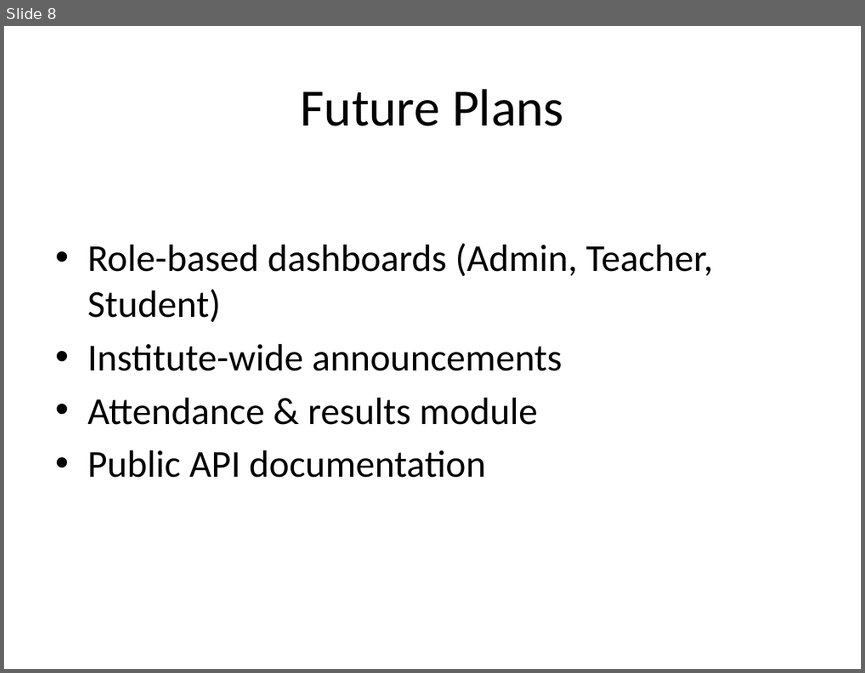
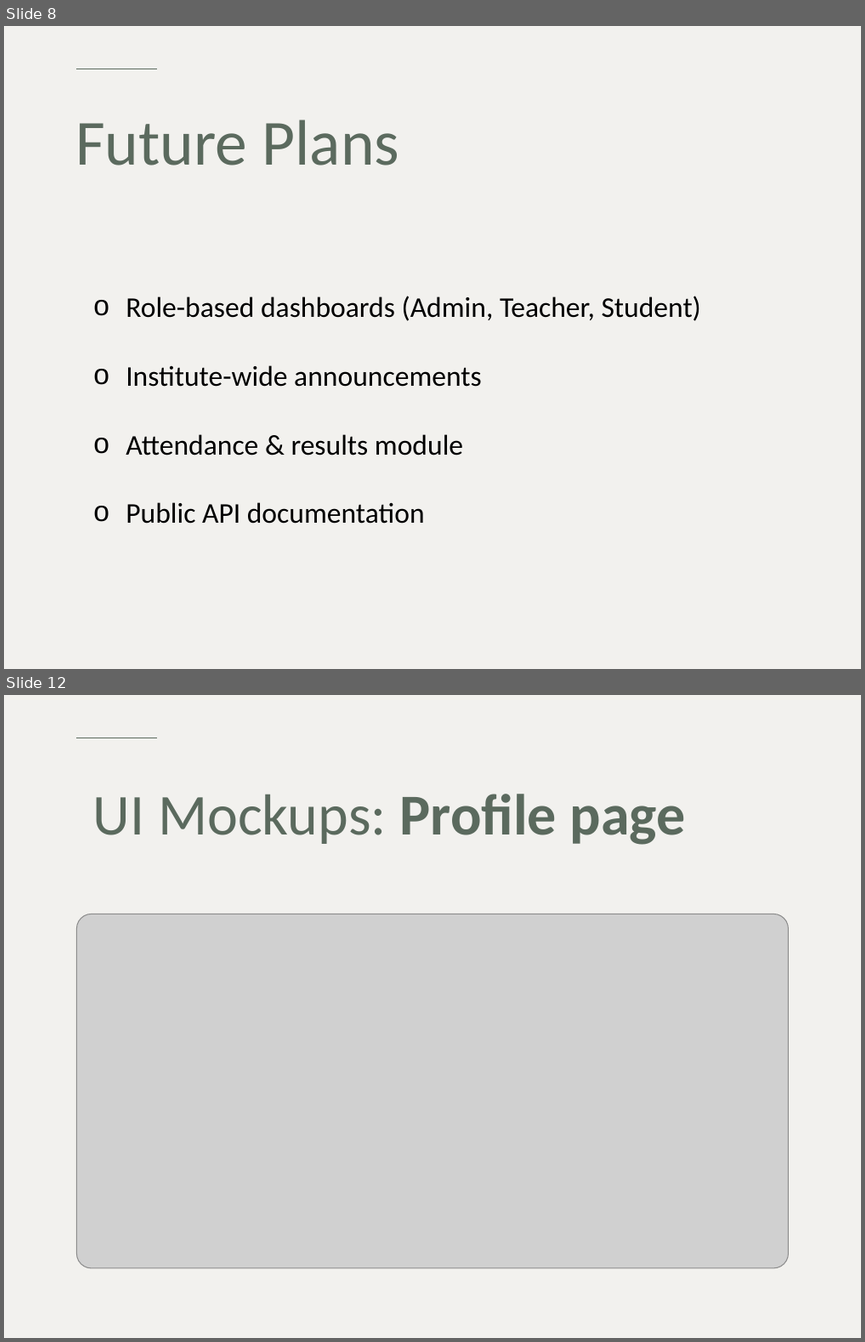
Before and after one commit to humairaaktershanti/instracore, a slide deck: InstaCore_Presentation_DiTech_Squad.pptx. Shown one above the other, each under a label of ours: slide 8 before the commit, slides 8 and 12 after it; the slides between them are not shown. The pictures are 865x673 and 865x1342 pixels, drawn with LibreOffice and Linux fonts; fonts in the diff are those of the drawing; grey boxes stand for pictures. Boxes give left, top, right and bottom in pixels: in the first picture for what was removed or moved away, otherwise in the second. Text is boxed around its words. In the diff, an @@ line names an element or a change of style, - is before the commit and + after.

```diff
--- a/InstaCore_Presentation_DiTech_Squad.pptx
+++ b/InstaCore_Presentation_DiTech_Squad.pptx
@@ slide 12 added at bbox=[4, 695, 861, 1338], background #F2F1EE; not listed: 1 template element that a slide beside it also shows @@
@@ title added at bbox=[93, 794, 686, 845], 48.6 pt, text #5B6A5E, bold @@
+UI Mockups: Profile page
@@ picture added at bbox=[77, 913, 788, 1267] @@
@@ slide 8 changed as well @@
@@ background #FFFFFF to #F2F1EE @@
@@ line added from (76, 68) to (156, 68), #5B6A5E 1.25 pt @@
@@ title "Future Plans": place and size @@
-title "Future Plans" at bbox=[300, 89, 564, 126]
+title "Future Plans" at bbox=[75, 120, 400, 165]
@@ title "Future Plans" at bbox=[75, 120, 400, 165]: size 44 to 54 pt, text colour #000000 to #5B6A5E; alignment centre to left; line spacing 1 to 0.9 @@
@@ text "Role-based dashboards (Admin, Teacher, Student)": place and size @@
-text "Role-based dashboards (Admin, Teacher, Student)" at bbox=[87, 243, 713, 477]
+text "Role-based dashboards (Admin, Teacher, Student)" at bbox=[126, 295, 701, 523]
@@ text "Role-based dashboards (Admin, Teacher, Student)" at bbox=[126, 295, 701, 523]: size 32 to 24 pt; bullet • to o; line spacing 1 to 2; less space between paragraphs @@
```
Also in this commit, not shown: 7 other slides changed, 5 other slides added, 3 slides removed.
